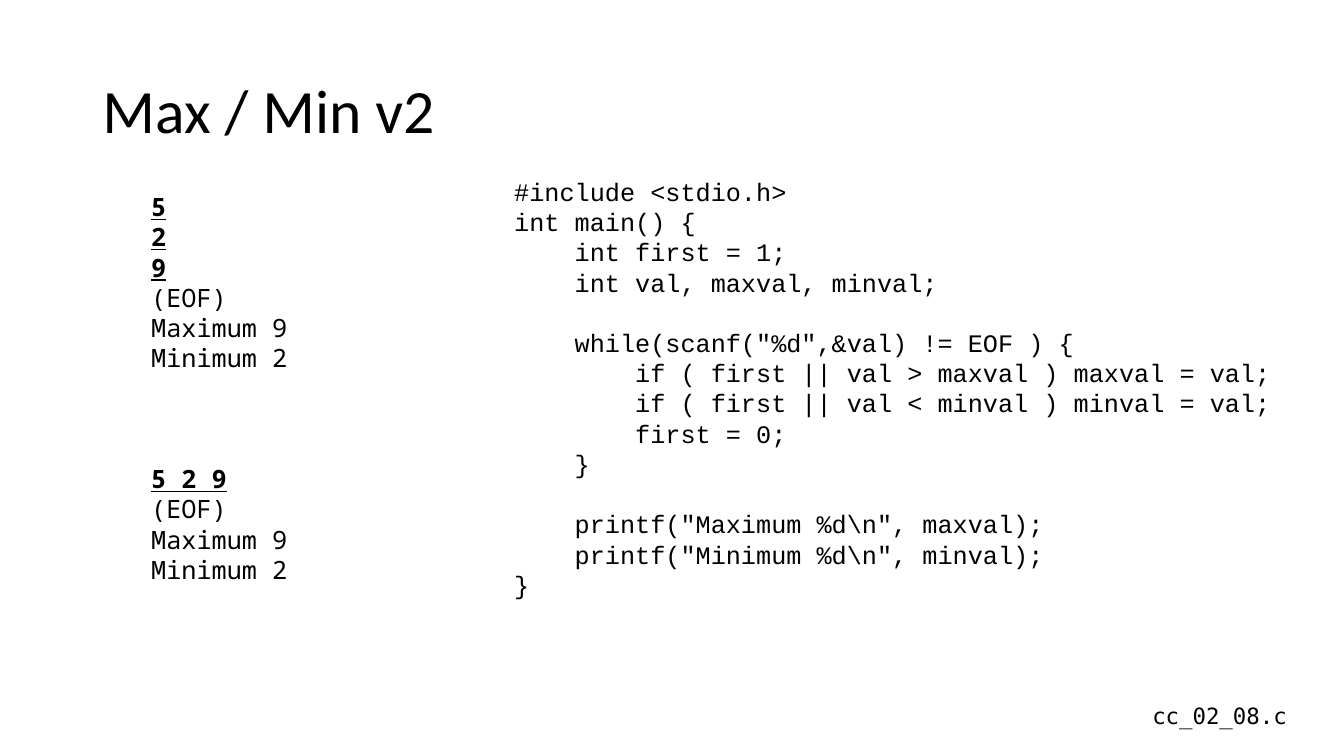
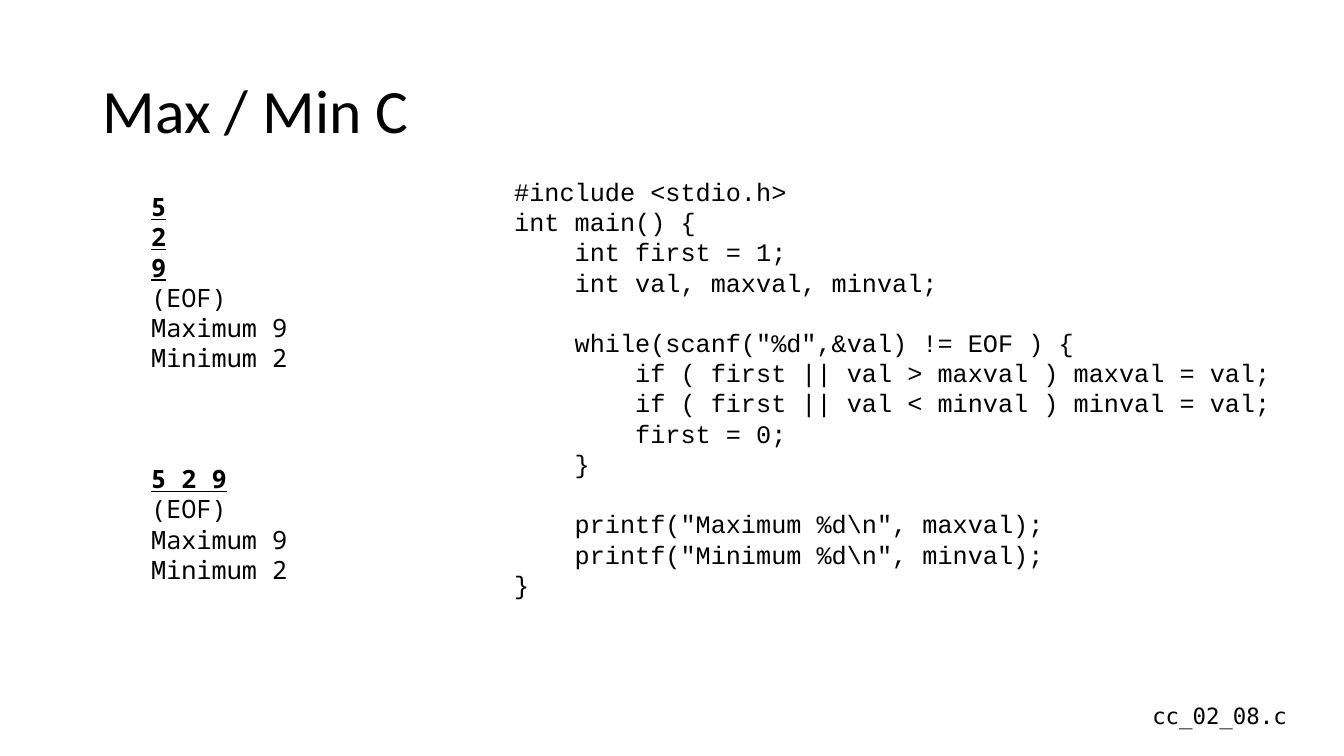
Before and after one commit to csev/cc4e, a slide deck: slide 18 of lectures/CC-02-Python.pptx. Drawn at 1344x756 pixels with LibreOffice and Linux fonts; fonts in the diff are those of the drawing. Boxes give left, top, right and bottom in pixels: in the first picture for what was removed or moved away, otherwise in the second. Text is boxed around its words. In the diff, an @@ line names an element or a change of style, - is before the commit and + after.

```diff
--- a/lectures/CC-02-Python.pptx
+++ b/lectures/CC-02-Python.pptx
@@ title at [102,90,408,134]: text changed @@
-Max / Min v2
+Max / Min C
```
Also in this commit, not shown: 1 other slide changed, 3 other files.
